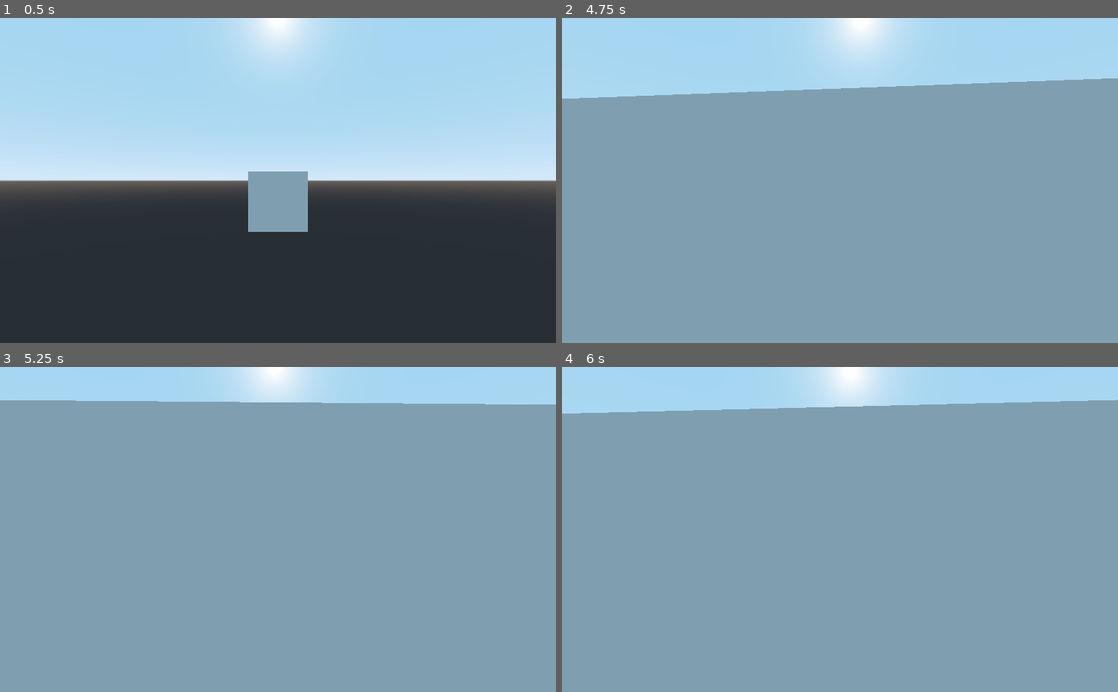
Above: before the commit, frames 1-4 (two rows, left to right).
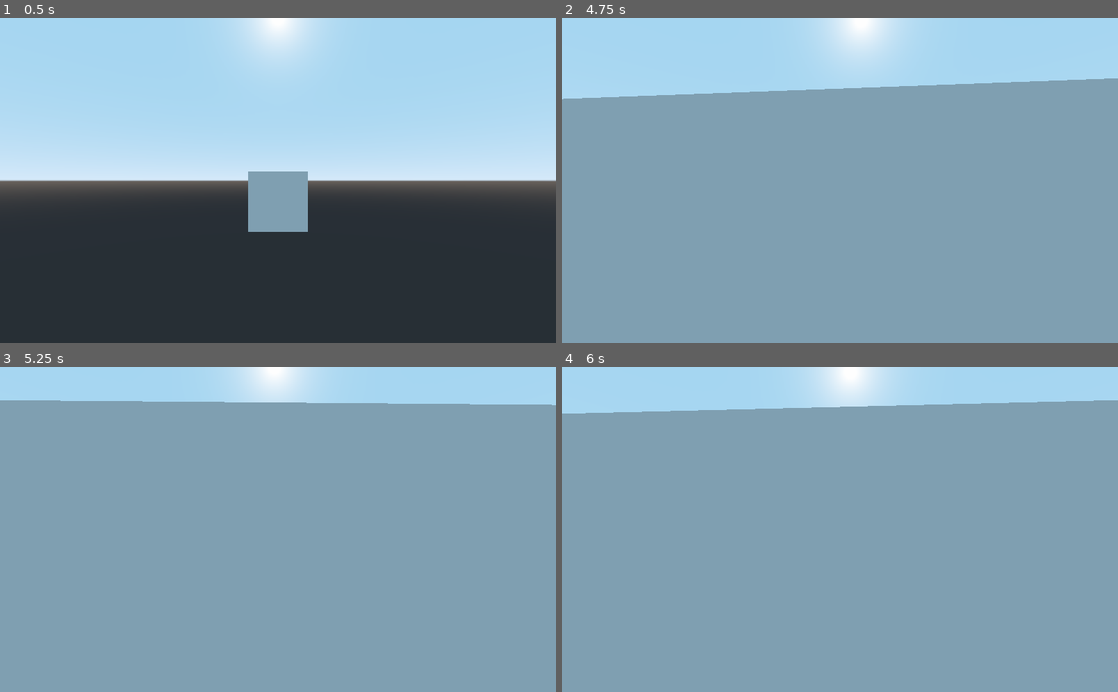
Above: after the commit, the same moments.

Repository: Gedas-S/what-minotaur
Game: Godot game, scene res://Maze.tscn
The game is run twice, just before and just after one commit, with the same random seed, the same clock (stepped at 60 frames per second) and the same inputs.
Inputs (mouse positions are in pixels of both pictures, inside the frame that each line leads up to):
- Up to frame 1 (0.5 s): no input
- Up to frame 2 (4.75 s): tap Enter at 0.5 s; move the mouse to (867, 180) at 0.52 s; hold W from 0.53 s (still down); move the mouse to (812, 180) at 1.27 s; move the mouse to (851, 174) at 2.02 s; move the mouse to (834, 187) at 2.77 s; move the mouse to (878, 183) at 3.52 s; move the mouse to (795, 177) at 4.27 s
- Up to frame 3 (5.25 s): keep holding W; move the mouse to (283, 529) at 5.02 s
- Up to frame 4 (6 s): tap Space at 5.75 s; move the mouse to (817, 523) at 5.77 s; release W at 5.78 s; hold D from 5.78 s (still down)

Frame 1 is identical in both runs. In frame 2, less than 0.1% of the frame differs, in the area x 0-98%, y 18-25%; in frame 3, less than 0.1%; in frame 4, less than 0.1%, in the area x 3-100%, y 10-15%.

Commit message:
add floor to maze

Diff:
--- a/Maze.tscn
+++ b/Maze.tscn
@@ -11,6 +11,9 @@
 
 [sub_resource type="BoxShape" id=3]
 extents = Vector3( 1, 1, 0.183234 )
+
+[sub_resource type="BoxShape" id=4]
+extents = Vector3( 50, 1, 50 )
 
 [node name="Maze" type="Spatial"]
 
@@ -37,3 +40,9 @@
 
 [node name="CSGBox" type="CSGBox" parent="StaticBody"]
 depth = 0.306
+
+[node name="StaticBody2" type="StaticBody" parent="."]
+
+[node name="CollisionShape" type="CollisionShape" parent="StaticBody2"]
+transform = Transform( 1, 0, 0, 0, 1, 0, 0, 0, 1, 0, -1, 0 )
+shape = SubResource( 4 )
--- a/walls/BreakableWall.tscn
+++ b/walls/BreakableWall.tscn
@@ -1,20 +1,8 @@
-[gd_scene load_steps=4 format=2]
+[gd_scene load_steps=3 format=2]
 
 [ext_resource path="res://walls/BreakableWall.gd" type="Script" id=1]
 [ext_resource path="res://walls/Rubble.tscn" type="PackedScene" id=2]
 
-[sub_resource type="BoxShape" id=1]
-extents = Vector3( 10, 1, 10 )
-
 [node name="BreakableWall" type="Spatial"]
 script = ExtResource( 1 )
 Rubble = ExtResource( 2 )
-
-[node name="Camera" type="Camera" parent="."]
-transform = Transform( 1, 0, 0, 0, 0.897462, 0.441092, 0, -0.441092, 0.897462, 0, 7.15083, 9.24704 )
-
-[node name="StaticBody" type="StaticBody" parent="."]
-
-[node name="CollisionShape" type="CollisionShape" parent="StaticBody"]
-transform = Transform( 1, 0, 0, 0, 1, 0, 0, 0, 1, 0, -1, 0 )
-shape = SubResource( 1 )
Not shown: 1 places in Maze.tscn that only renumber resources
